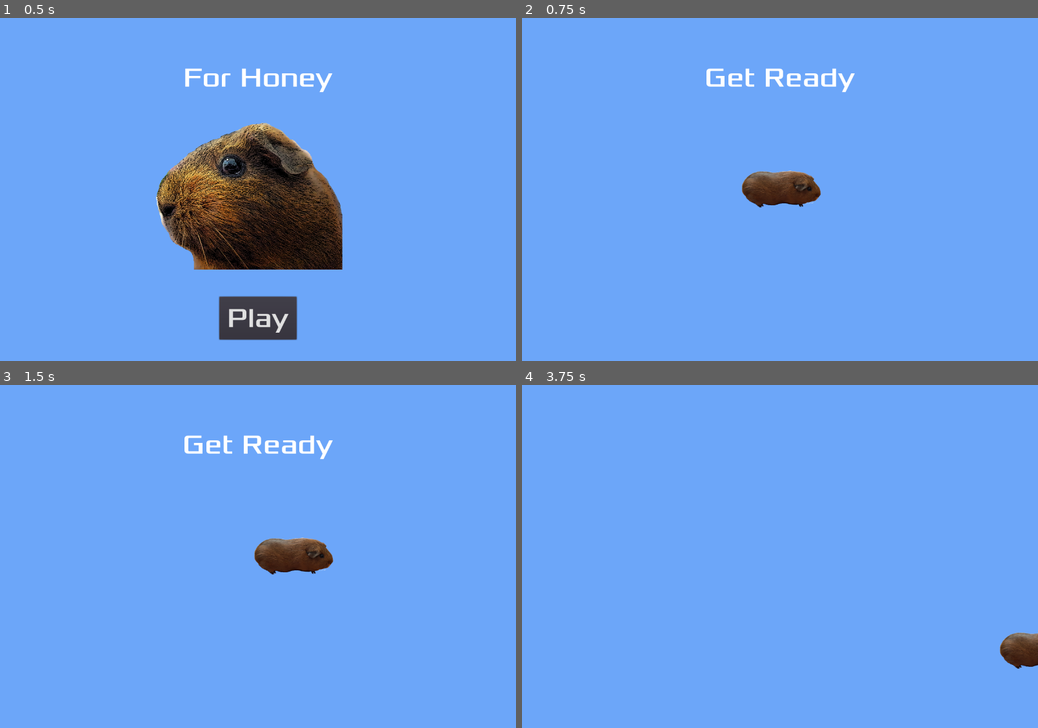
Above: before the commit, frames 1-4 (two rows, left to right).
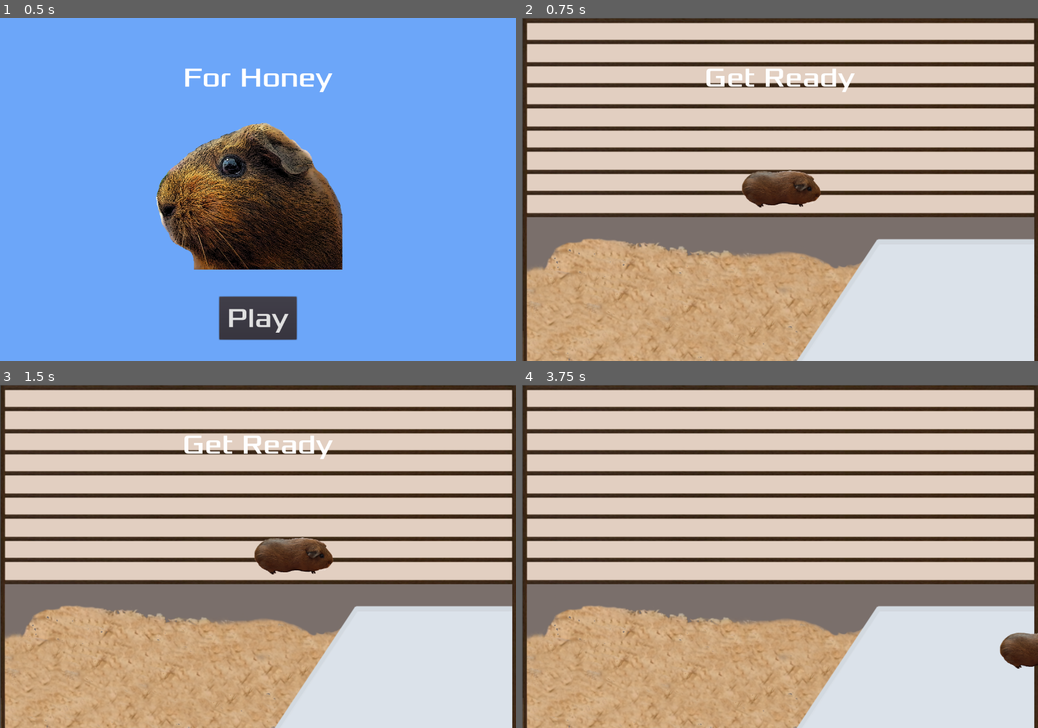
Above: after the commit, the same moments.

Repository: bristol-pride-game-jam/Honey
Game: Godot game, scene res://Main.tscn
Same seed, same stepped clock (60 frames per second), same inputs: the game is played once before the commit and once after it.
Inputs:
- Up to frame 1 (0.5 s): no input
- Up to frame 2 (0.75 s): click "Play" at 0.5 s
- Up to frame 3 (1.5 s): tap Enter at 1.25 s; hold Right (ui_right) from 1.28 s (still down)
- Up to frame 4 (3.75 s): release Right (ui_right) at 2.03 s; hold Down (ui_down) 2.03-2.78 s; hold Right (ui_right) 2.78-3.53 s; hold Up (ui_up) from 3.53 s (still down)

Frame 1 is identical in both runs. In frame 2, 98% of the frame differs, in the area x 0-100%, y 0-100%; in frame 3, 98%; in frame 4, 99%.

Commit message:
Switchd between colour and background

Diff:
--- a/Main.gd
+++ b/Main.gd
@@ -13,6 +13,8 @@
 	$HUD.show_message("Get Ready")
 	$Music.play()
 	$StartTimer.start()
+	$ColorRect.visible = false
+	$Background.visible = true
 
 # Trigged by the "hit" signal on the player
 func game_over():
@@ -20,6 +22,8 @@
 	$HUD.show_game_over()
 	$Music.stop()
 	$EndSound.play()
+	$ColorRect.visible = true
+	$Background.visible = false
 
 # When the start timer finishes (one shot)
 func _on_StartTimer_timeout():
--- a/Main.tscn
+++ b/Main.tscn
@@ -1,10 +1,11 @@
-[gd_scene load_steps=6 format=2]
+[gd_scene load_steps=7 format=2]
 
 [ext_resource path="res://Main.gd" type="Script" id=1]
-[ext_resource path="res://Player.tscn" type="PackedScene" id=2]
-[ext_resource path="res://HUD.tscn" type="PackedScene" id=3]
-[ext_resource path="res://art/House In a Forest Loop.ogg" type="AudioStream" id=4]
-[ext_resource path="res://art/gameover.wav" type="AudioStream" id=5]
+[ext_resource path="res://art/background.png" type="Texture" id=2]
+[ext_resource path="res://Player.tscn" type="PackedScene" id=3]
+[ext_resource path="res://HUD.tscn" type="PackedScene" id=4]
+[ext_resource path="res://art/House In a Forest Loop.ogg" type="AudioStream" id=5]
+[ext_resource path="res://art/gameover.wav" type="AudioStream" id=6]
 
 [node name="Main" type="Node2D"]
 script = ExtResource( 1 )
@@ -14,7 +15,12 @@
 margin_bottom = 801.0
 color = Color( 0.423529, 0.65098, 0.976471, 1 )
 
-[node name="Player" parent="." instance=ExtResource( 2 )]
+[node name="Background" type="Sprite" parent="."]
+visible = false
+position = Vector2( 601.349, 401.428 )
+texture = ExtResource( 2 )
+
+[node name="Player" parent="." instance=ExtResource( 3 )]
 visible = false
 position = Vector2( 856.804, 717.176 )
 
Not shown: 1 places in Main.tscn that only renumber resources
